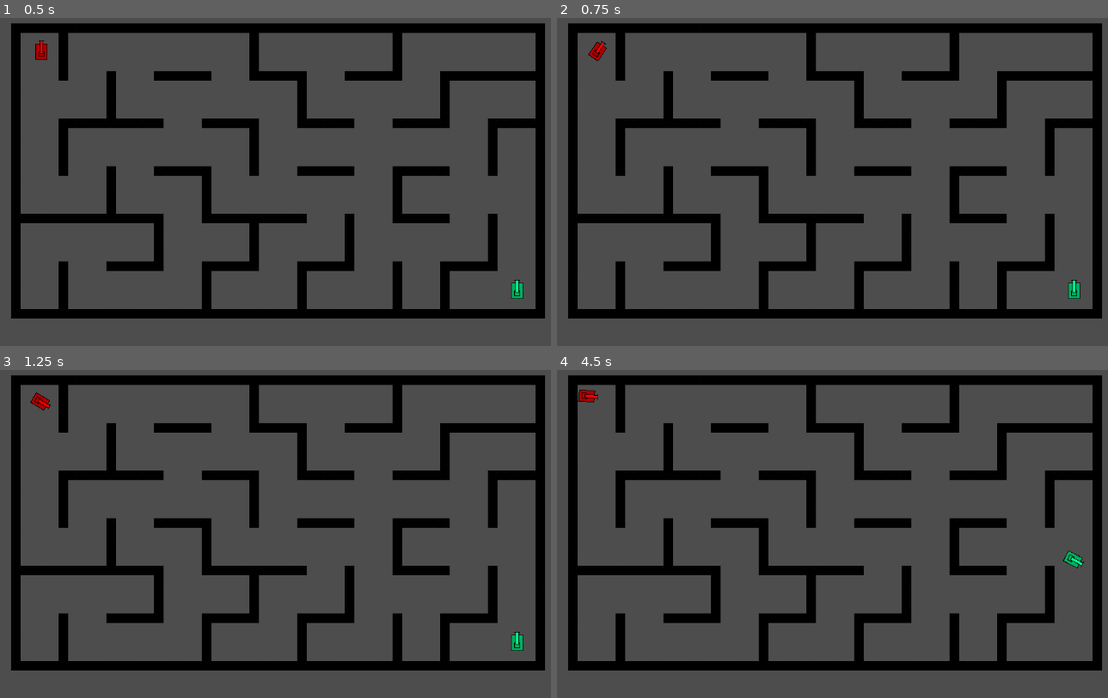
Above: before the commit, frames 1-4 (two rows, left to right).
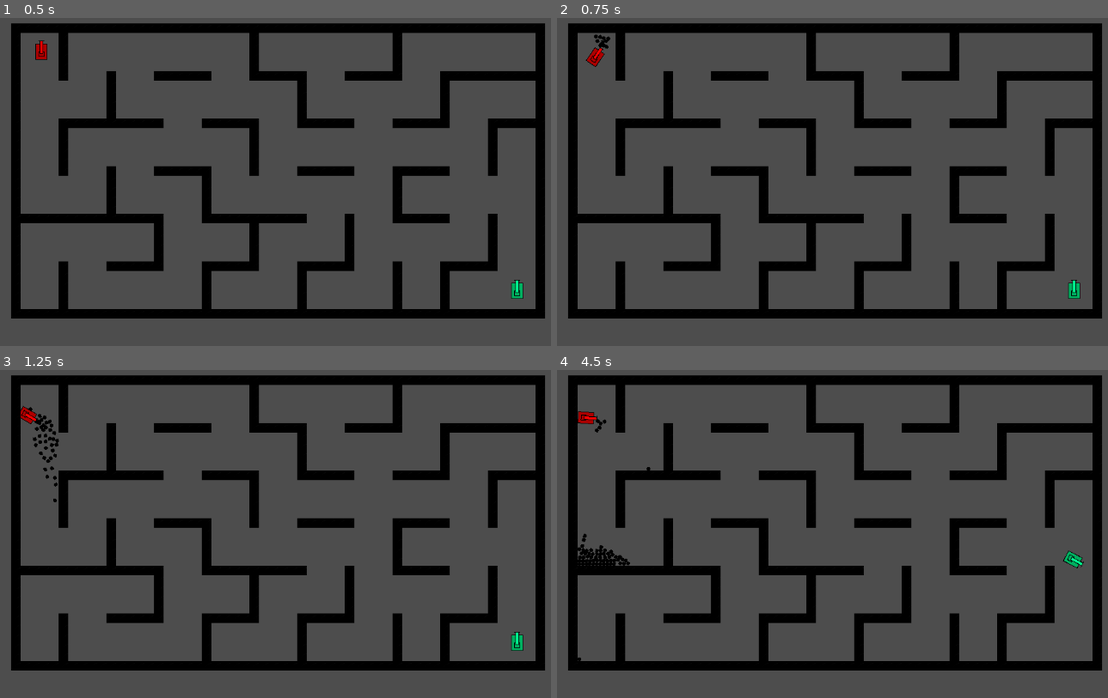
Above: after the commit, the same moments.

Repository: Trismania/tankGameAwesomesauce
Game: Godot game, scene res://scenes/main.tscn
Two runs of this game, one before a commit and one after it. Both use one fixed random seed, a clock stepped at 60 frames per second and the inputs below.
Inputs:
- Up to frame 1 (0.5 s): no input
- Up to frame 2 (0.75 s): tap Enter at 0.5 s; hold D (rotate_right) from 0.53 s (still down); hold Space (shootBullet, bound only after the commit) from 0.53 s (still down)
- Up to frame 3 (1.25 s): keep holding D (rotate_right); keep holding Space (shootBullet, bound only after the commit)
- Up to frame 4 (4.5 s): release D (rotate_right) at 1.28 s; release Space (shootBullet, bound only after the commit) at 1.28 s; hold S (move_backwards) 1.28-2.03 s; tap Down (move_backwards2) at 1.35 s; tap Space (shootBullet, bound only after the commit) at 1.55, 2.3, 3.05, 3.8, 4.35 s; hold D (rotate_right) 2.03-2.78 s; hold Up (move_forward2) 2.03-2.78 s; hold W (move_forward) 2.78-3.53 s; tap Left (rotate_left2) at 2.85 s; hold Right (rotate_right2) 3.53-4.28 s; hold A (rotate_left) from 3.53 s (still down)

Frame 1 is identical in both runs. In frame 2, 0.2% of the frame differs, in the area x 5-10%, y 4-15%; in frame 3, 0.5%; in frame 4, 0.7%, in the area x 3-18%, y 6-89%.

Commit message:
Bullet hell

Diff:
--- a/project.godot
+++ b/project.godot
@@ -57,6 +57,11 @@
 "events": [Object(InputEventKey,"resource_local_to_scene":false,"resource_name":"","device":-1,"window_id":0,"alt_press …(195 unchanged characters)…
 ]
 }
+shootBullet={
+"deadzone": 0.5,
+"events": [Object(InputEventKey,"resource_local_to_scene":false,"resource_name":"","device":-1,"window_id":0,"alt_pressed":false,"shift_pressed":false,"ctrl_pressed":false,"meta_pressed":false,"pressed":false,"keycode":0,"physical_keycode":32,"key_label":0,"unicode":32,"location":0,"echo":false,"script":null)
+]
+}
 
 [rendering]
 
--- a/scenes/main.tscn
+++ b/scenes/main.tscn
@@ -1,6 +1,7 @@
-[gd_scene load_steps=6 format=3 uid="uid://cgttehrxv0mwd"]
+[gd_scene load_steps=7 format=3 uid="uid://cgttehrxv0mwd"]
 
 [ext_resource type="PackedScene" uid="uid://dtngm3y1ggibw" path="res://scenes/redTank.tscn" id="1_jd6ok"]
+[ext_resource type="PackedScene" uid="uid://cd18yiqpdpn37" path="res://scenes/bullet.tscn" id="2_t6l3t"]
 [ext_resource type="PackedScene" uid="uid://blgvykqbcjump" path="res://scenes/greenTank.tscn" id="2_wv2qo"]
 [ext_resource type="Texture2D" uid="uid://rdu67pw3645j" path="res://assets/Tile.png" id="3_kxrv3"]
 
@@ -23,6 +24,7 @@
 
 [node name="tankRed" parent="." instance=ExtResource("1_jd6ok")]
 position = Vector2(179, 109)
+bullet_scene = ExtResource("2_t6l3t")
 
 [node name="tankGreen" parent="." instance=ExtResource("2_wv2qo")]
 position = Vector2(977, 511)
--- a/scripts/tankGreen.gd
+++ b/scripts/tankGreen.gd
@@ -4,6 +4,8 @@
 @export var moveSpeed: float = 200.0
 @export var rotationSpeed: float = 3.0
 @export var bullet_scene: PackedScene
+
+
 
 # Movement direction vector
 var velocityBetter2: Vector2 = Vector2.ZERO
--- a/scripts/tankRed.gd
+++ b/scripts/tankRed.gd
@@ -3,9 +3,14 @@
 # Speed and rotation speed
 @export var moveSpeed: float = 200.0
 @export var rotationSpeed: float = 3.0
+@export var bullet_scene: PackedScene  # Drag and drop the Bullet scene here in the inspector
 
 # Movement direction vector
 var velocityBetter: Vector2 = Vector2.ZERO
+
+# Shooting cooldown
+var shootCooldown: float = 1.0  # Cooldown time between shots
+var shootTimer: float = 0.0
 
 func _process(delta: float) -> void:
 	# Reset velocity each frame
@@ -23,9 +28,33 @@
 	if Input.is_action_pressed("rotate_right"):
 		rotation += rotationSpeed * delta
 
+	#Shoot a bullet
+	if Input.is_action_pressed("shootBullet"):
+		shoot()
+
+
 	# Apply rotation to the velocity (but only after handling rotation)
 	if velocityBetter.length() > 0:
 		velocityBetter = velocityBetter.rotated(rotation) * moveSpeed
 
 	# Move the tank using move_and_collide
 	move_and_collide(velocityBetter * delta)
+
+	# Shooting cooldown timer
+	shootTimer -= delta
+	if shootTimer <= 0.0 and Input.is_action_pressed("shootBullet"):  # Assuming "shoot" is mapped
+		shoot()
+		shootTimer = shootCooldown  # Reset the cooldown after shooting
+
+func shoot() -> void:
+	# Instance the bullet scene
+	var bullet = bullet_scene.instantiate()
+
+	# Set bullet position at the front of the tank (barrel)
+	bullet.position = global_position + Vector2.UP.rotated(rotation) * 20  # Adjust the offset based on the tank size
+
+	# Set the bullet's rotation to match the tank's current rotation
+	bullet.rotation = rotation
+
+	# Add the bullet to the parent scene (game world)
+	get_parent().add_child(bullet)
